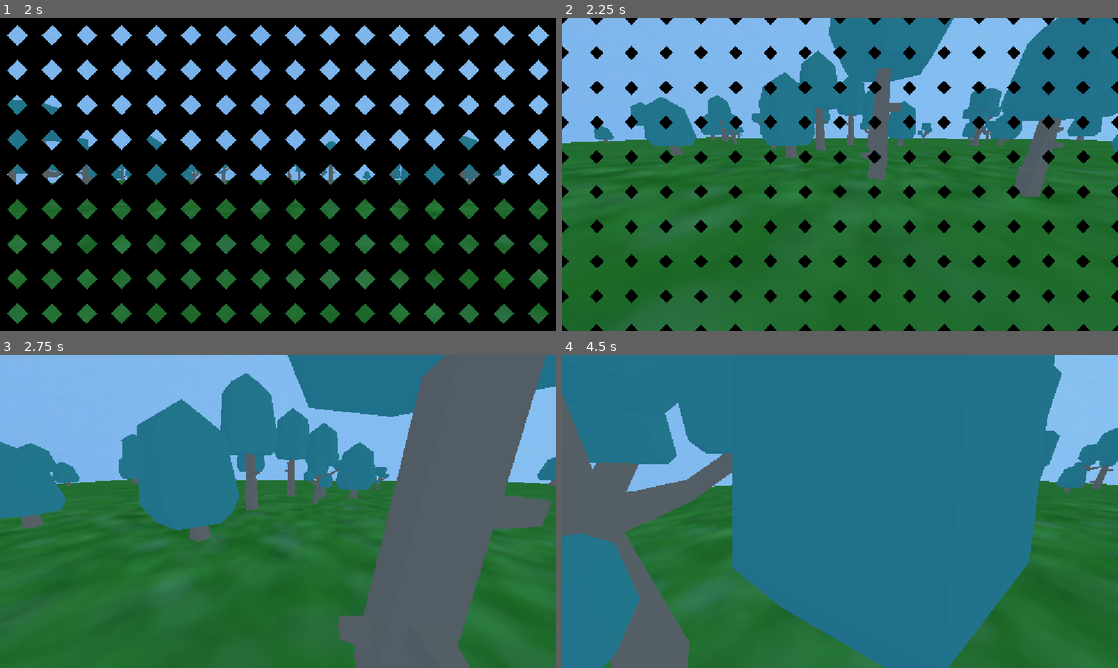
Above: before the commit, frames 1-4 (two rows, left to right).
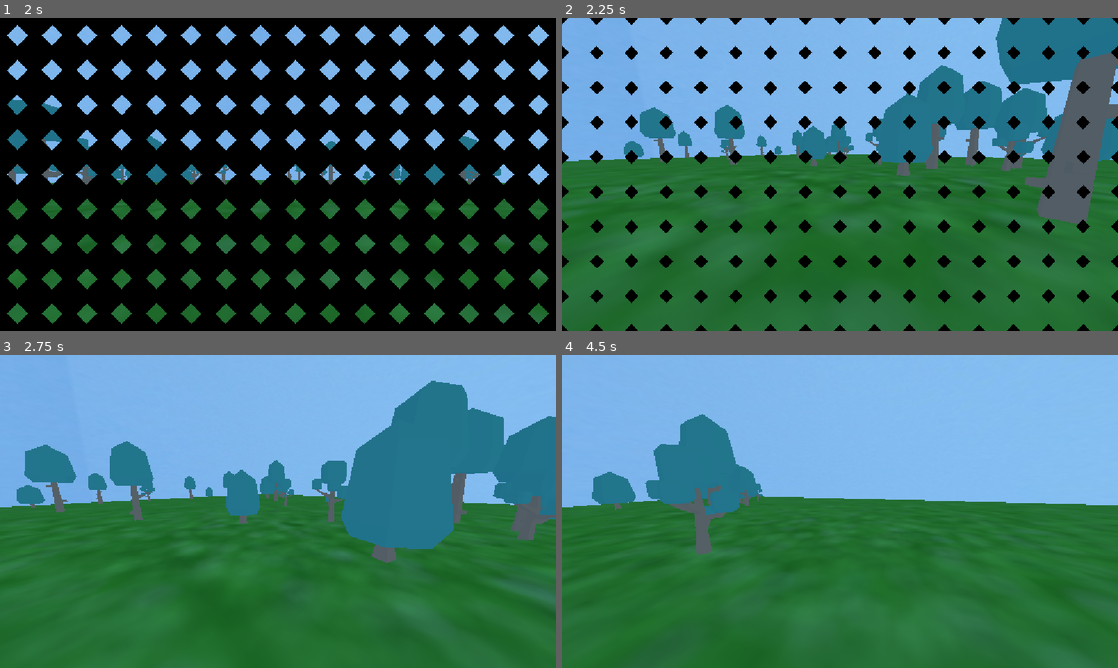
Above: after the commit, the same moments.

Repository: TrueDotBin/ELEVENZTOWN
Game: Godot game, scene res://scenes/ui/splash.tscn
Same seed, same stepped clock (60 frames per second), same inputs: the game is played once before the commit and once after it. Video files are missing from this copy of the repository; at most half a second of black plays in their place. Sound files missing from this copy of the repository are replaced by a short silence.
Inputs (mouse positions are in pixels of both pictures, inside the frame that each line leads up to):
- Up to frame 1 (2 s): tap Enter at 0.5 s; move the mouse to (400, 158) at 0.52 s; hold D (right) 0.53-1.25 s; tap Space (jump) at 0.77 s; click "play!" at 1.25 s
- Up to frame 2 (2.25 s): move the mouse to (812, 174) at 2.02 s; hold W (forwards) from 2.03 s (still down)
- Up to frame 3 (2.75 s): keep holding W (forwards); tap Space (jump) at 2.27 s
- Up to frame 4 (4.5 s): keep holding W (forwards); move the mouse to (851, 505) at 2.77 s; move the mouse to (834, 517) at 3.52 s; tap Space (jump) at 3.77 s; move the mouse to (878, 514) at 4.27 s

Frame 1 is identical in both runs. In frame 2, 23% of the frame differs, in the area x 0-100%, y 0-100%; in frame 3, 44%; in frame 4, 74%.

Commit message:
Lower mouse sensitivitry

Diff:
--- a/scenes/game/game.tscn
+++ b/scenes/game/game.tscn
@@ -50,6 +50,7 @@
 script = ExtResource("3_0sr1o")
 jump_velocity = 6.0
 camera = NodePath("Camera")
+sensitivity = 0.003
 
 [node name="Camera" type="Camera3D" parent="Player" unique_id=1214522228]
 transform = Transform3D(1, 0, 0, 0, 1, 0, 0, 0, 1, 0, 0.7, -0.35)
